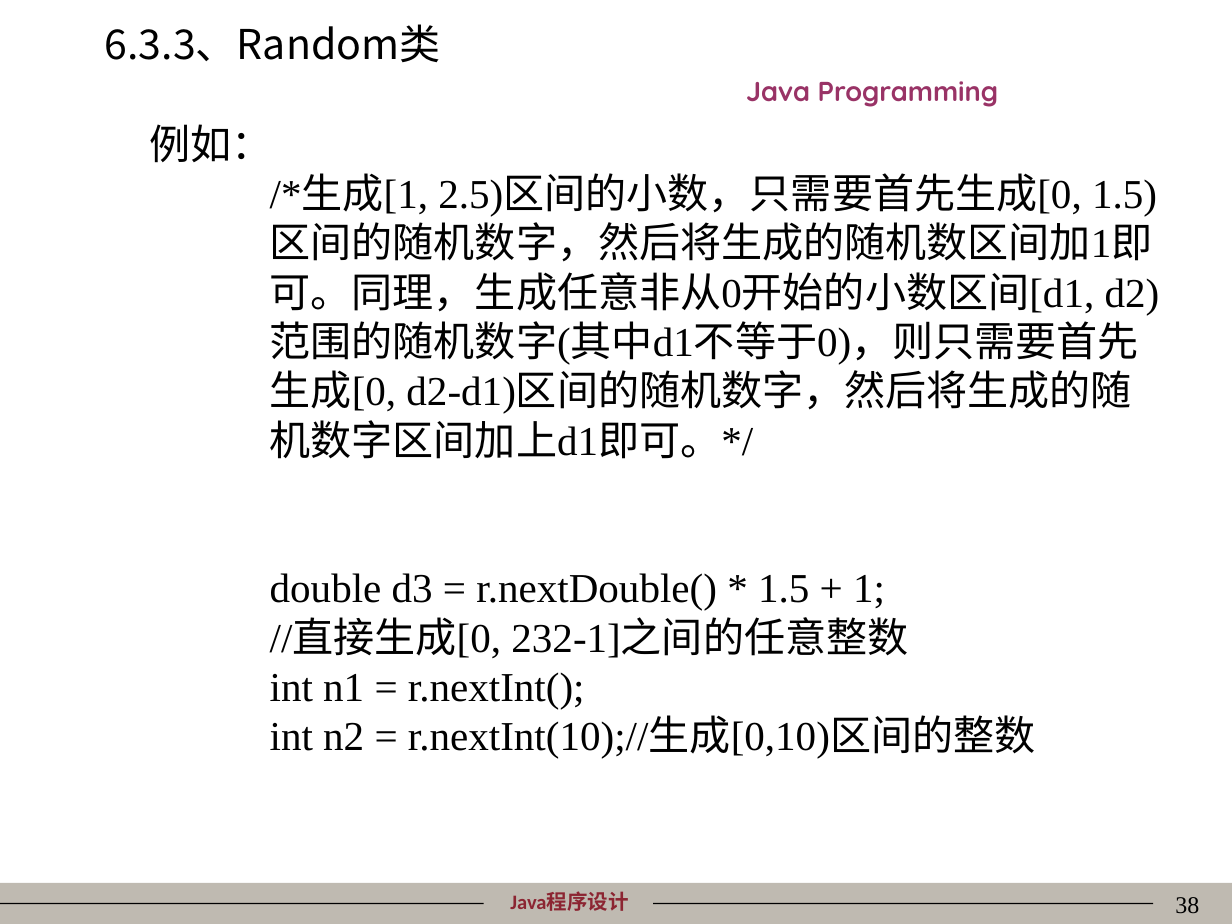
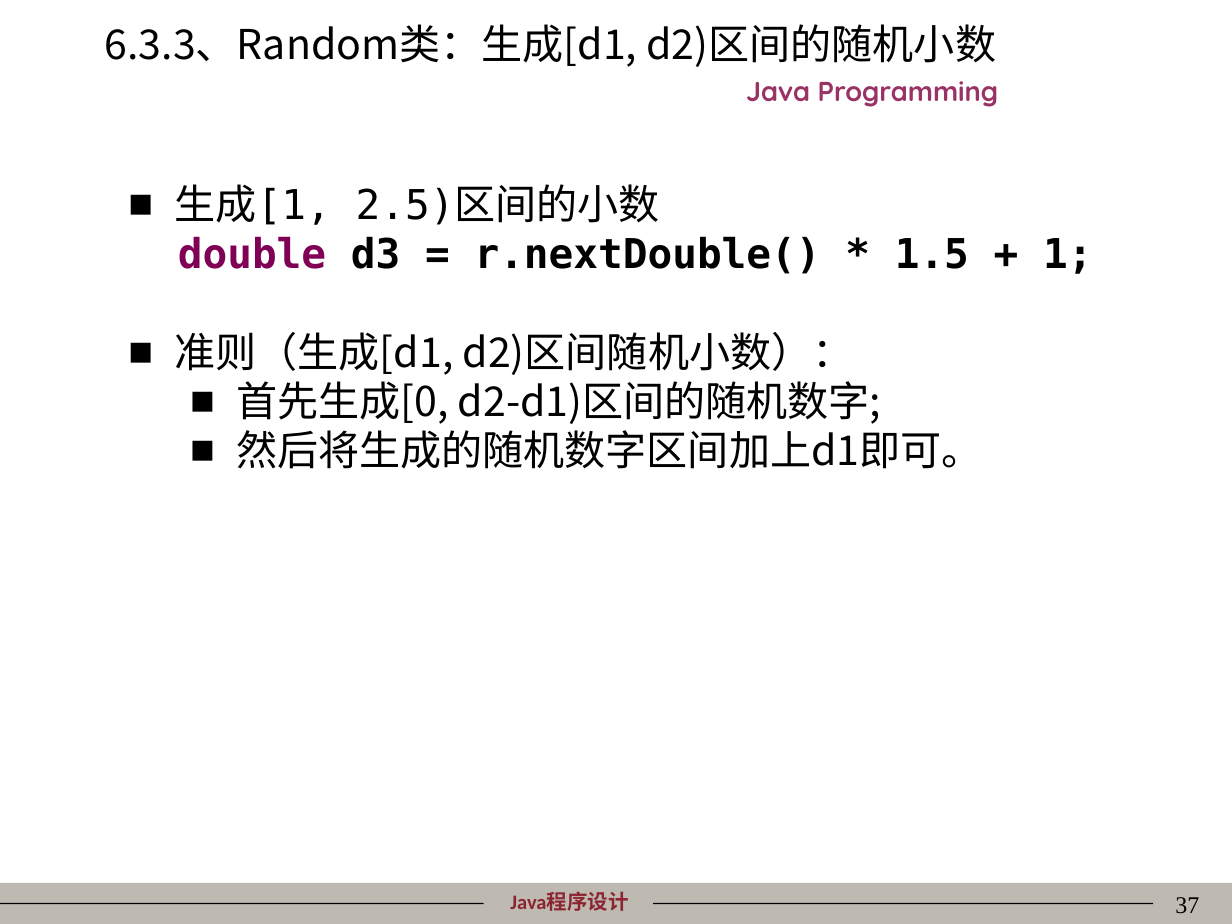
Before and after one commit to mordeky/Java, a slide deck: slide 37 of PPT/06Java常用类及接口.ppt (slide 38 before the commit). Drawn at 1232x924 pixels with LibreOffice and Linux fonts; fonts in the diff are those of the drawing; background and template pictures are left out. Boxes give left, top, right and bottom in pixels: in the first picture for what was removed or moved away, otherwise in the second. Text is boxed around its words. In the diff, an @@ line names an element or a change of style, - is before the commit and + after.

```diff
--- a/PPT/06Java常用类及接口.ppt
+++ b/PPT/06Java常用类及接口.ppt
@@ title at [105, 24, 996, 67]: text changed @@
-6.3.3、Random类
+6.3.3、Random类：生成[d1, d2)区间的随机小数
@@ text "生成[1, 2.5)区间的小数": place and size @@
-text "生成[1, 2.5)区间的小数" at [149, 124, 1160, 758]
+text "生成[1, 2.5)区间的小数" at [175, 184, 1092, 469]
@@ text at [175, 184, 660, 225]: text changed; font Times New Roman to DejaVu Sans Mono @@
-例如：
-/*生成[1, 2.5)区间的小数，只需要首先生成[0, 1.5)区间的随机数字，然后将生成的随机数区间加1即可。同理，生成任意非从0开始的小数区间[d1, d2)范围的随机数字(其中d1不等于0)，则只需要首先生成[0, d2-d1)区间的随机数字，然后将生成的随机数字区间加上d1即可。*/
+■ 生成[1, 2.5)区间的小数
@@ text at [178, 236, 1092, 274]: font Times New Roman to DejaVu Sans Mono, bold on in "double d3 = r.nextDouble() * 1.5 + ..."; text colour #000000 to #7F0055 in "double"; indent changed @@
@@ text at [175, 332, 982, 469]: text changed; font Times New Roman to Noto Sans CJK SC @@
-//直接生成[0, 232-1]之间的任意整数
-int n1 = r.nextInt();
-int n2 = r.nextInt(10);//生成[0,10)区间的整数
+■ 准则（生成[d1, d2)区间随机小数）：
+  ■ 首先生成[0, d2-d1)区间的随机数字;
+  ■ 然后将生成的随机数字区间加上d1即可。
@@ page number at [1175, 897, 1199, 914]: text changed @@
-38
+37
```
Also in this commit, not shown: 26 other slides changed, 1 slide added, 2 slides removed, 43 other files.
